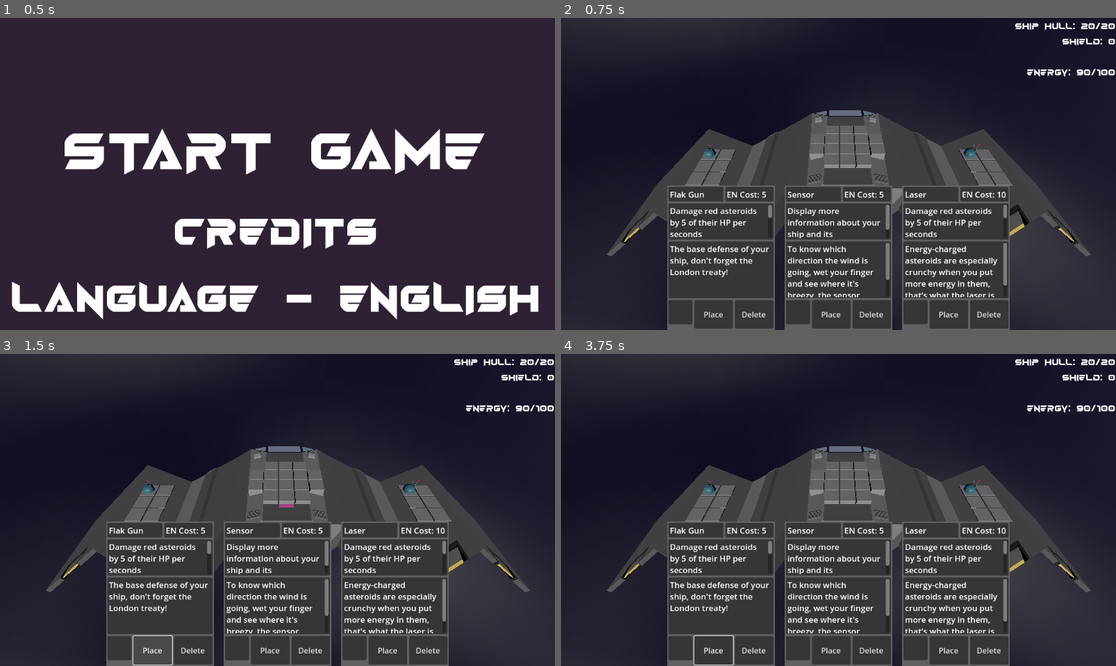
Above: before the commit, frames 1-4 (two rows, left to right).
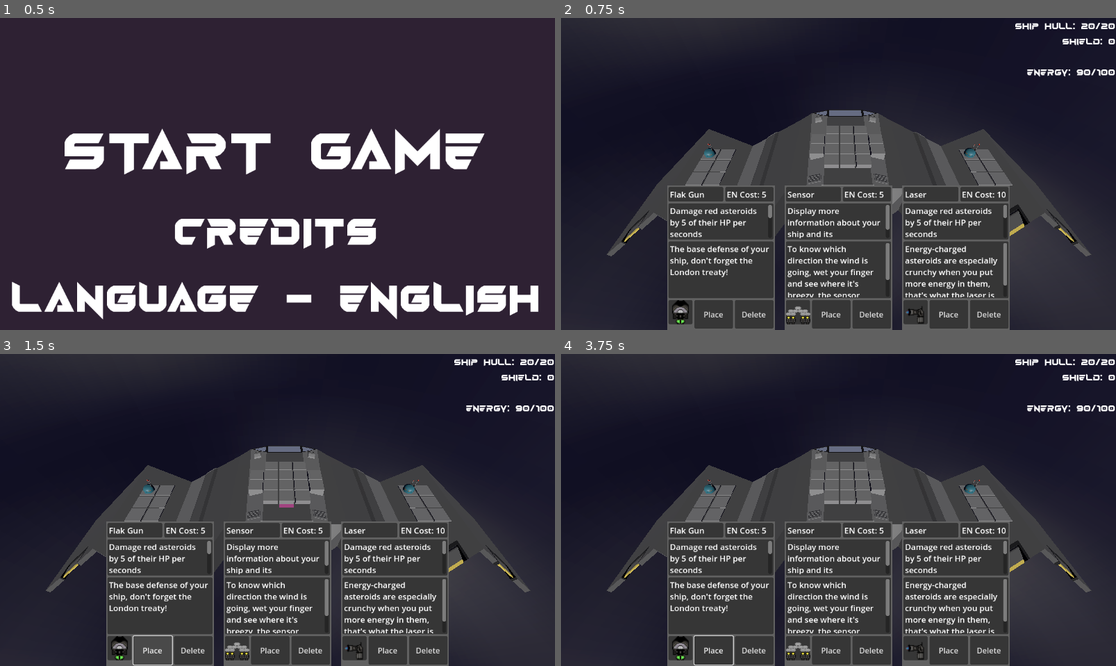
Above: after the commit, the same moments.

Repository: Xwilarg/LudumDare54
Game: Godot game, scene res://Scenes/TitleScreen.tscn
Same seed, same stepped clock (60 frames per second), same inputs: the game is played once before the commit and once after it. Video files are missing from this copy of the repository; at most half a second of black plays in their place.
Inputs (mouse positions are in pixels of both pictures, inside the frame that each line leads up to):
- Up to frame 1 (0.5 s): no input
- Up to frame 2 (0.75 s): tap Enter at 0.5 s; move the mouse to (960, 158) at 0.52 s; click (960, 158) at 0.67 s
- Up to frame 3 (1.5 s): click "Place" at 1.25 s
- Up to frame 4 (3.75 s): click "Place" at 2 s; click "Place" at 2.75 s; tap Space at 3.5 s; move the mouse to (727, 525) at 3.52 s; click (727, 525) at 3.67 s

Frame 1 is identical in both runs. In frame 2, 0.3% of the frame differs, in the area x 20-66%, y 90-99%; in frame 3, 0.3%; in frame 4, 0.3%.
Error in both runs: Invalid call. Nonexistent function 'has' in base 'Nil'. (res://Scripts/GameManager.gd:50)

Commit message:
Add icons

Diff:
--- a/Cards/MainDeck.json
+++ b/Cards/MainDeck.json
@@ -2,6 +2,7 @@
 	{
 		"name": "upgrade",
 		"model": "navConsole",
+		"icon": "Nav_table",
 		"size": "S2",
 		"effects": {
 			"UPG": 1
@@ -12,6 +13,7 @@
 	{
 		"name": "overclock",
 		"model": "bigWires",
+		"icon": "Overclock",
 		"size": "S2",
 		"effects": {
 			"SPD": 5
@@ -22,6 +24,7 @@
 	{
 		"name": "battery",
 		"model": "batteryPack",
+		"icon": "Battery",
 		"size": "S1",
 		"effects": {
 			"ENG": 10
@@ -32,6 +35,7 @@
 	{
 		"name": "solarPanel",
 		"model": "solarPanel",
+		"icon": "Solar_panel",
 		"size": "S2",
 		"effects": {
 			"ENG": 25
@@ -42,6 +46,7 @@
 	{
 		"name": "antenna",
 		"model": "satelliteDish",
+		"icon": "Antenna",
 		"size": "S1",
 		"effects": {
 			"VID": 1
@@ -52,6 +57,7 @@
 	{
 		"name": "sensor",
 		"model": "sensor",
+		"icon": "Sensor",
 		"size": "S1",
 		"effects": {
 			"SEN": 1
@@ -62,6 +68,7 @@
 	{
 		"name": "flak1",
 		"model": "size1Gun",
+		"icon": "Flak",
 		"size": "S1",
 		"effects": {
 			"ATK_RED": 5,
@@ -74,6 +81,7 @@
 	{
 		"name": "flak2",
 		"model": "size2Guns",
+		"icon": "Flak",
 		"size": "S2",
 		"effects": {
 			"ATK_RED": 10,
@@ -86,6 +94,7 @@
 	{
 		"name": "flak3",
 		"model": "gunSize3L",
+		"icon": "Flak",
 		"size": "L2",
 		"effects": {
 			"ATK_RED": 15,
@@ -98,6 +107,7 @@
 	{
 		"name": "laser1",
 		"model": "laserSize1",
+		"icon": "Laser_gun",
 		"size": "S1",
 		"effects": {
 			"ATK_RED": 5,
@@ -110,6 +120,7 @@
 	{
 		"name": "laser3",
 		"model": "laserSize3L",
+		"icon": "Laser_gun",
 		"size": "L2",
 		"effects": {
 			"ATK_RED": 5,
@@ -122,6 +133,7 @@
 	{
 		"name": "missile1",
 		"model": "missileSize1",
+		"icon": "missile",
 		"size": "S1",
 		"effects": {
 			"ATK_RED": 25,
@@ -134,6 +146,7 @@
 	{
 		"name": "missile2",
 		"model": "missileSize2",
+		"icon": "missile",
 		"size": "S2",
 		"effects": {
 			"ATK_RED": 50,
@@ -146,6 +159,7 @@
 	{
 		"name": "shieldgen",
 		"model": "shieldGenerator",
+		"icon": "Shield Generator",
 		"size": "S3",
 		"effects": {
 			"SHD": 20
--- a/Scripts/CardGraphic.gd
+++ b/Scripts/CardGraphic.gd
@@ -16,6 +16,8 @@
 	$CardBG/MarginContainer/VBoxContainer/DescPanel/MarginContainer/RichTextLabel.text = c.description
 	$CardBG/MarginContainer/VBoxContainer/HBoxContainer2/EnergyPanel/MarginContainer/RichTextLabel.text = tr("COST") + tr("COLON") + " " + str(c.energyCost)
 
+	$CardBG/MarginContainer/VBoxContainer/HBoxContainer/IconPanel/TextureRect.texture = c.icon
+
 	var effects_text = ""
 	var effect_text = ""
 
--- a/Scripts/Deck/Card.gd
+++ b/Scripts/Deck/Card.gd
@@ -7,6 +7,18 @@
 	energyCost = json.energyCost
 	effects = json.effects
 	level = json.level
+
+	if json.icon == "Antenna": icon = preload("res://Sprites/Antenna.png")
+	elif json.icon == "Battery": icon = preload("res://Sprites/Battery.png")
+	elif json.icon == "Flak": icon = preload("res://Sprites/Flak.png")
+	elif json.icon == "Laser_gun": icon = preload("res://Sprites/Laser_gun.png")
+	elif json.icon == "missile": icon = preload("res://Sprites/missile.png")
+	elif json.icon == "Nav_table": icon = preload("res://Sprites/Nav_table.png")
+	elif json.icon == "Overclock": icon = preload("res://Sprites/Overclock.png")
+	elif json.icon == "Sensor": icon = preload("res://Sprites/Sensor.png")
+	elif json.icon == "Shield Generator": icon = preload("res://Sprites/Shield Generator.png")
+	elif json.icon == "Solar_panel": icon = preload("res://Sprites/Solar_panel.png")
+
 	if json.model == "size1Gun": model = preload("res://Models/size1Gun.glb")
 	elif json.model == "size2Guns": model = preload("res://Models/size2Guns.glb")
 	elif json.model == "laserSize3L": model = preload("res://Models/laserSize3L.glb")
@@ -50,6 +62,7 @@
 var energyCost: int
 var level: int
 var offset: Vector2i
+var icon: CompressedTexture2D
 
 var modelRef = {
 	"size2Guns": "res://Models/size2Guns.glb"
